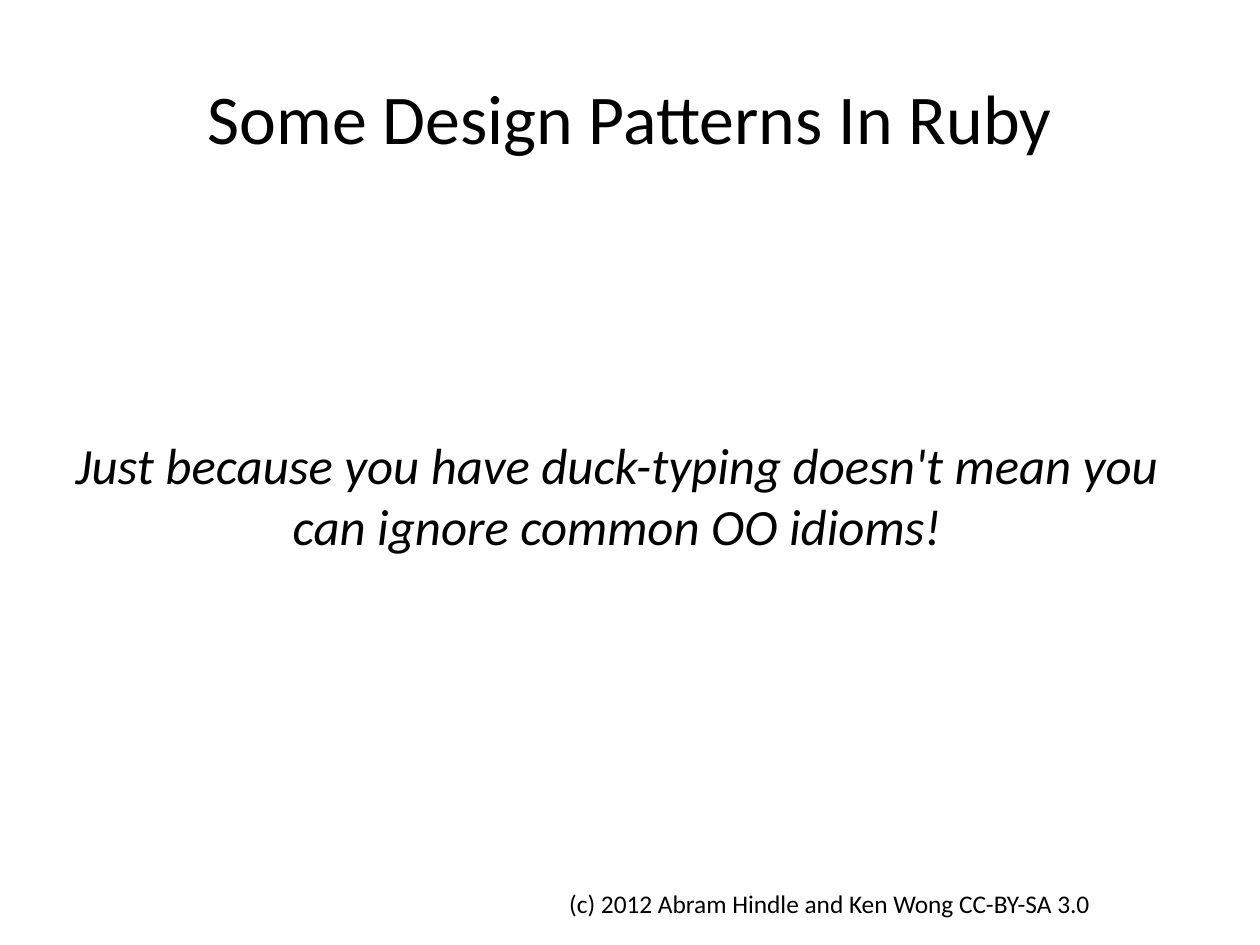
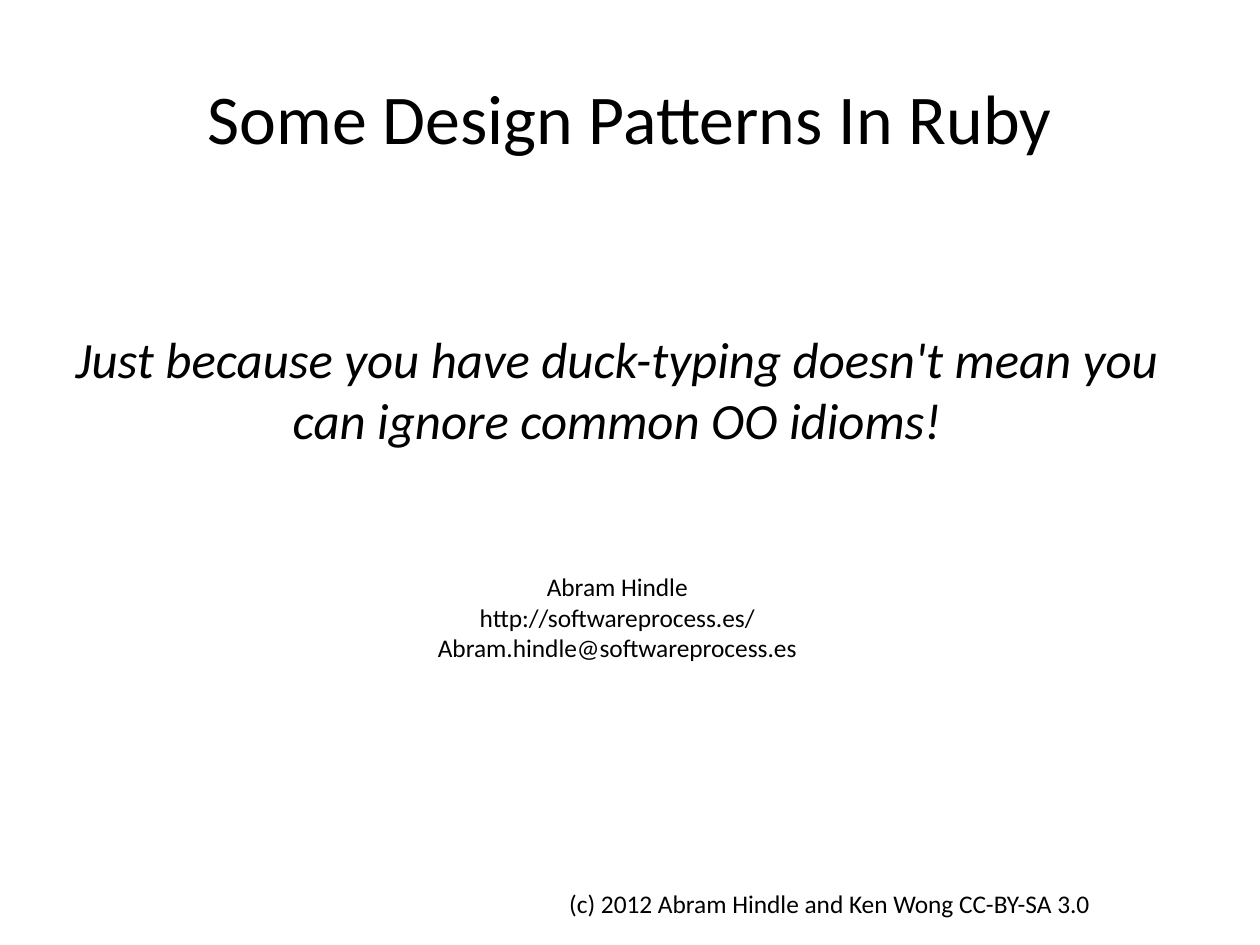
Before and after one commit to abramhindle/ruby-design-patterns, a slide deck: slide 1 of ruby-design-patterns-partI.odp. Drawn at 1260x945 pixels with LibreOffice and Linux fonts; fonts in the diff are those of the drawing. Boxes give left, top, right and bottom in pixels: in the first picture for what was removed or moved away, otherwise in the second. Text is boxed around its words. In the diff, an @@ line names an element or a change of style, - is before the commit and + after.

Commit message:
latest

```diff
--- a/ruby-design-patterns-partI.odp
+++ b/ruby-design-patterns-partI.odp
@@ subtitle at (438,578,797,661): paragraphs added @@
+Abram Hindle
+http://softwareprocess.es/
+Abram.hindle@softwareprocess.es
```
